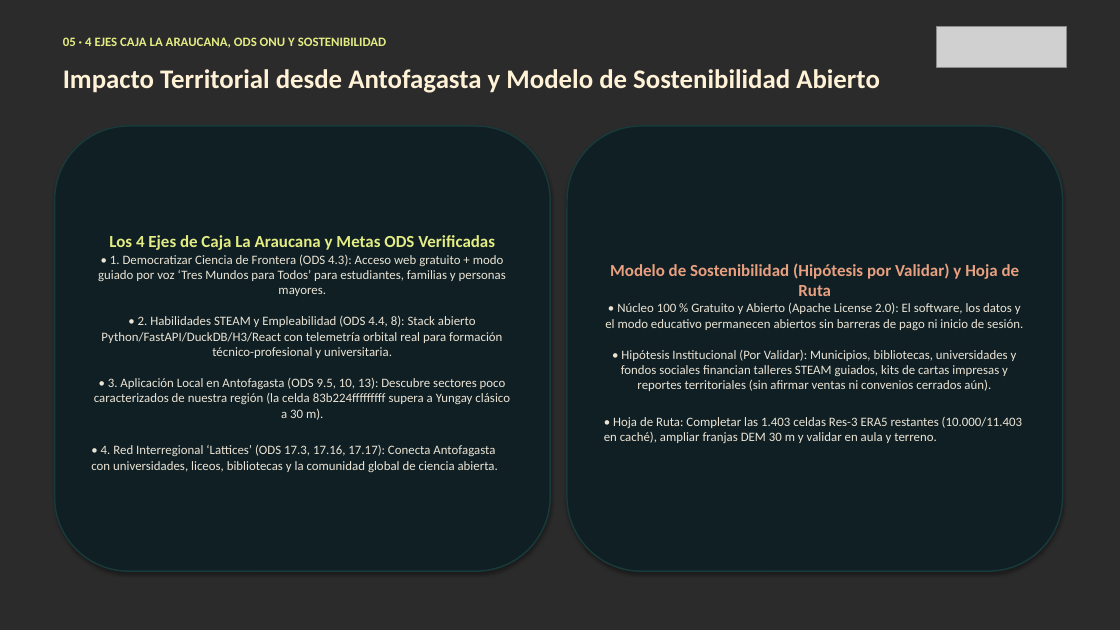
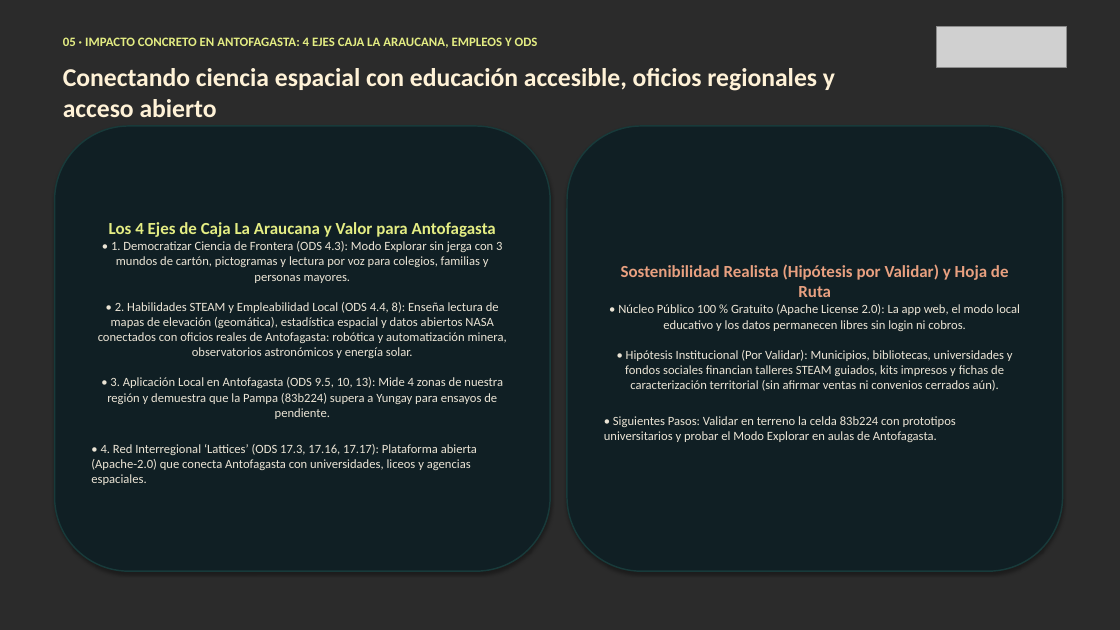
Before and after one commit to AnGeMoNs/Ckepi, a slide deck: slide 6 of docs/nehe/ckepi-pitch-es.pptx. Drawn at 1120x630 pixels with LibreOffice and Linux fonts; fonts in the diff are those of the drawing; grey boxes stand for pictures; background and template pictures are left out; a plain dark background stands for a picture behind light text. Boxes give left, top, right and bottom in pixels: in the first picture for what was removed or moved away, otherwise in the second. Text is boxed around its words. In the diff, an @@ line names an element or a change of style, - is before the commit and + after.

Commit message:
docs(nehe): enfocar pitch y PPTX/PDF (EN/ES) tras feedback de mentores en las 4 zonas de Antofagasta y modos Explorar/Ciencia

```diff
--- a/docs/nehe/ckepi-pitch-es.pptx
+++ b/docs/nehe/ckepi-pitch-es.pptx
@@ text at [63, 37, 538, 48]: text changed @@
-05 · 4 EJES CAJA LA ARAUCANA, ODS ONU Y SOSTENIBILIDAD
+05 · IMPACTO CONCRETO EN ANTOFAGASTA: 4 EJES CAJA LA ARAUCANA, EMPLEOS Y ODS
@@ text at [63, 68, 835, 117]: text changed; size 23 to 22 pt @@
-Impacto Territorial desde Antofagasta y Modelo de Sostenibilidad Abierto
+Conectando ciencia espacial con educación accesible, oficios regionales y acceso abierto
@@ text in rounded rectangle at [91, 222, 507, 485]: text changed; size 11 to 10.8 pt @@
-Los 4 Ejes de Caja La Araucana y Metas ODS Verificadas
-• 1. Democratizar Ciencia de Frontera (ODS 4.3): Acceso web gratuito + modo guiado por voz ‘Tres Mundos para Todos’ para estudiantes, familias y personas mayores.
-• 2. Habilidades STEAM y Empleabilidad (ODS 4.4, 8): Stack abierto Python/FastAPI/DuckDB/H3/React con telemetría orbital real para formación técnico-profesional y universitaria.
-• 3. Aplicación Local en Antofagasta (ODS 9.5, 10, 13): Descubre sectores poco caracterizados de nuestra región (la celda 83b224fffffffff supera a Yungay clásico a 30 m).
-• 4. Red Interregional ‘Lattices’ (ODS 17.3, 17.16, 17.17): Conecta Antofagasta con universidades, liceos, bibliotecas y la comunidad global de ciencia abierta.
+Los 4 Ejes de Caja La Araucana y Valor para Antofagasta
+• 1. Democratizar Ciencia de Frontera (ODS 4.3): Modo Explorar sin jerga con 3 mundos de cartón, pictogramas y lectura por voz para colegios, familias y personas mayores.
+• 2. Habilidades STEAM y Empleabilidad Local (ODS 4.4, 8): Enseña lectura de mapas de elevación (geomática), estadística espacial y datos abiertos NASA conectados con oficios reales de Antofagasta: robótica y automatización minera, observatorios astronómicos y energía solar.
+• 3. Aplicación Local en Antofagasta (ODS 9.5, 10, 13): Mide 4 zonas de nuestra región y demuestra que la Pampa (83b224) supera a Yungay para ensayos de pendiente.
+• 4. Red Interregional ‘Lattices’ (ODS 17.3, 17.16, 17.17): Plataforma abierta (Apache-2.0) que conecta Antofagasta con universidades, liceos y agencias espaciales.
@@ text in rounded rectangle at [604, 264, 1020, 442]: text changed; size 11 to 10.8 pt @@
-Modelo de Sostenibilidad (Hipótesis por Validar) y Hoja de Ruta
-• Núcleo 100 % Gratuito y Abierto (Apache License 2.0): El software, los datos y el modo educativo permanecen abiertos sin barreras de pago ni inicio de sesión.
-• Hipótesis Institucional (Por Validar): Municipios, bibliotecas, universidades y fondos sociales financian talleres STEAM guiados, kits de cartas impresas y reportes territoriales (sin afirmar ventas ni convenios cerrados aún).
-• Hoja de Ruta: Completar las 1.403 celdas Res-3 ERA5 restantes (10.000/11.403 en caché), ampliar franjas DEM 30 m y validar en aula y terreno.
+Sostenibilidad Realista (Hipótesis por Validar) y Hoja de Ruta
+• Núcleo Público 100 % Gratuito (Apache License 2.0): La app web, el modo local educativo y los datos permanecen libres sin login ni cobros.
+• Hipótesis Institucional (Por Validar): Municipios, bibliotecas, universidades y fondos sociales financian talleres STEAM guiados, kits impresos y fichas de caracterización territorial (sin afirmar ventas ni convenios cerrados aún).
+• Siguientes Pasos: Validar en terreno la celda 83b224 con prototipos universitarios y probar el Modo Explorar en aulas de Antofagasta.
```
Also in this commit, not shown: 6 other slides changed, 9 other files.
